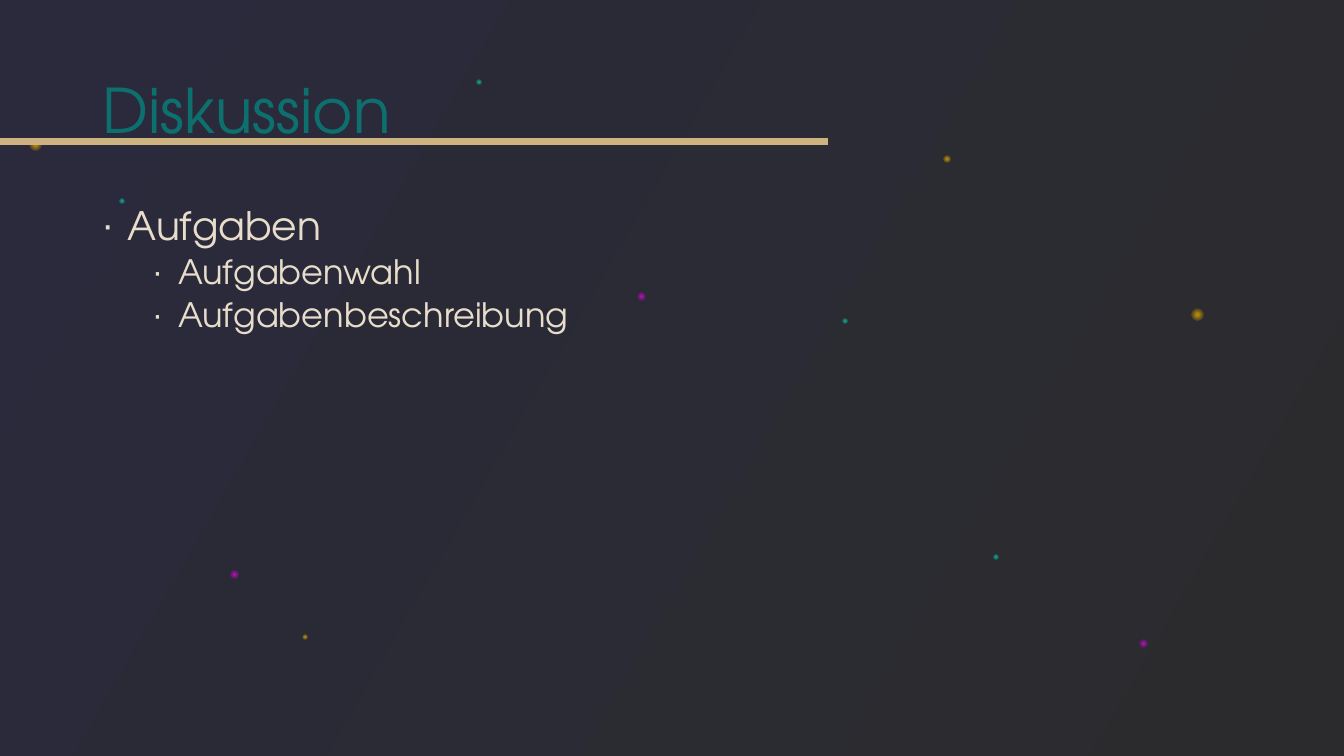
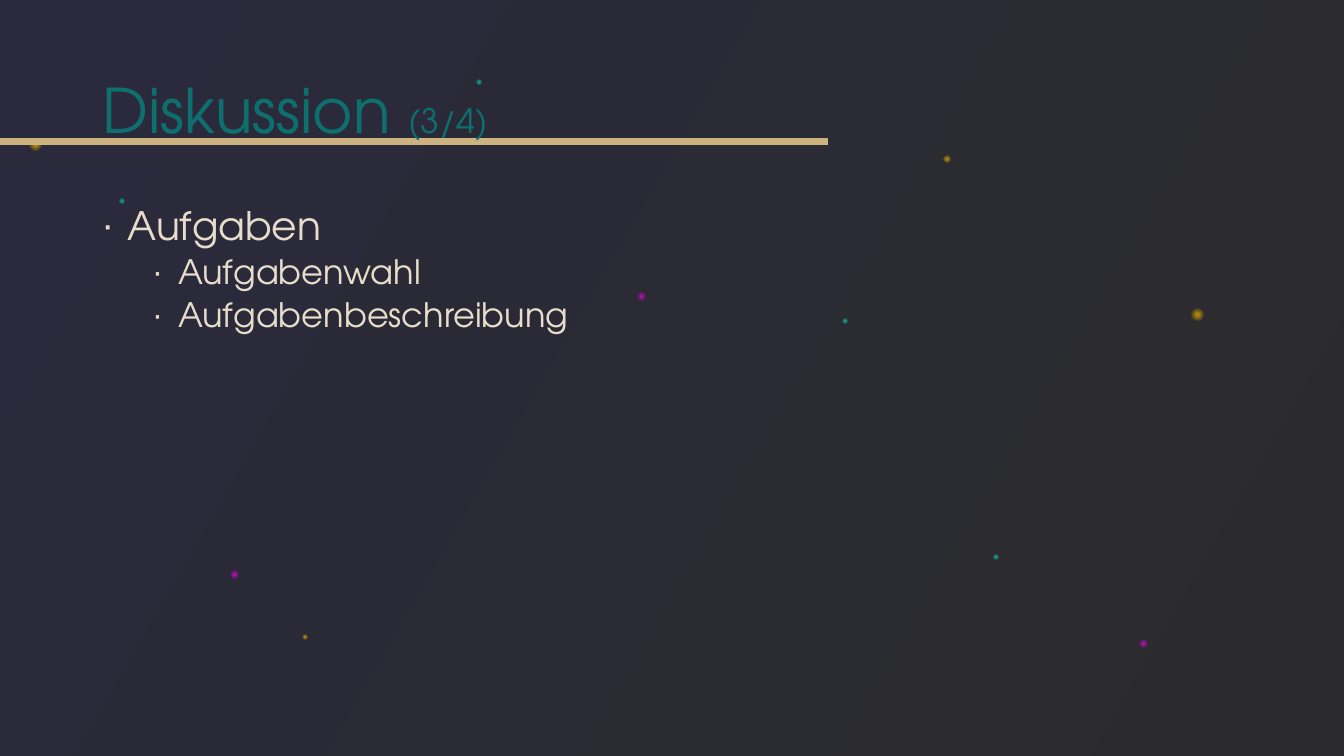
Before and after one commit to tlahmann/mci-af, a slide deck: slide 21 of presentation/Resync Studie.pptx (slide 17 before the commit). Drawn at 1344x756 pixels with LibreOffice and Linux fonts; fonts in the diff are those of the drawing. Boxes give left, top, right and bottom in pixels: in the first picture for what was removed or moved away, otherwise in the second. Text is boxed around its words. In the diff, an @@ line names an element or a change of style, - is before the commit and + after.

```diff
--- a/presentation/Resync Studie.pptx
+++ b/presentation/Resync Studie.pptx
@@ title at (x1=102, y1=88, x2=487, y2=145): text changed @@
-Diskussion
+Diskussion (3/4)
```
Also in this commit, not shown: 3 other slides changed, 4 slides added.
